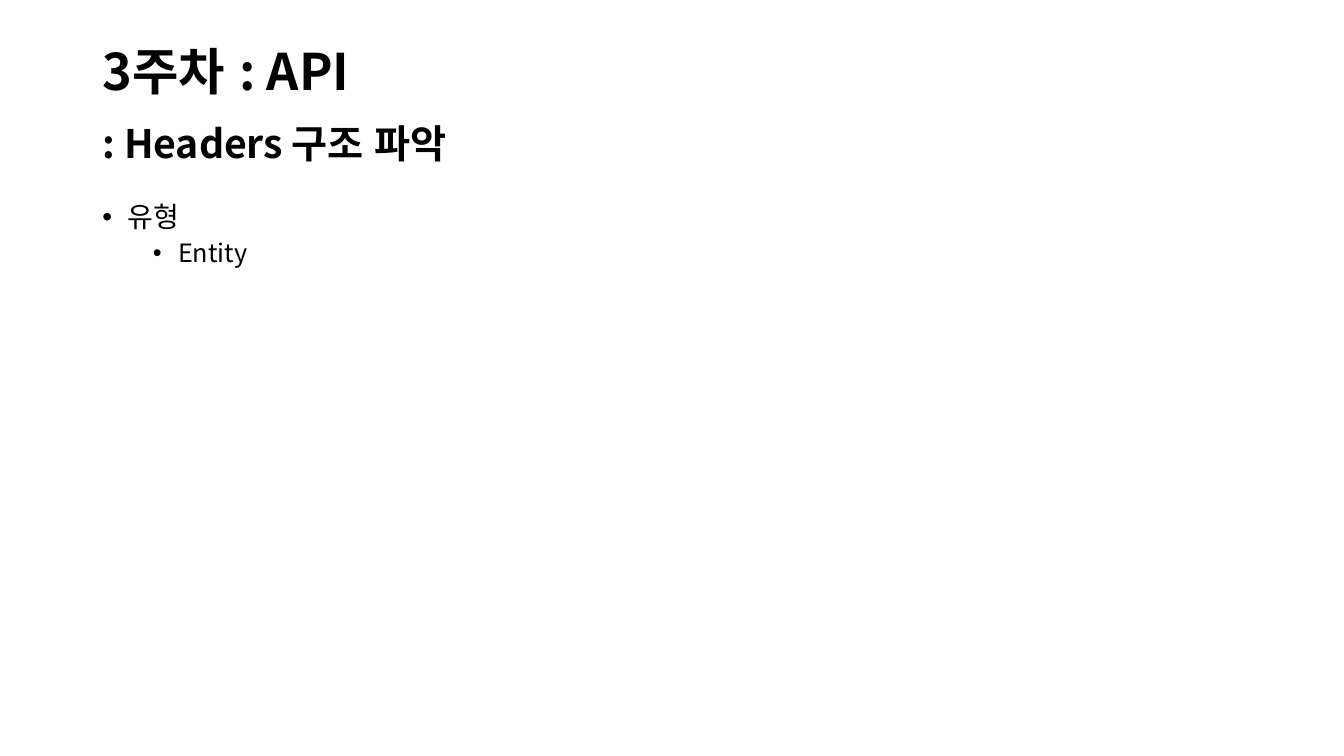
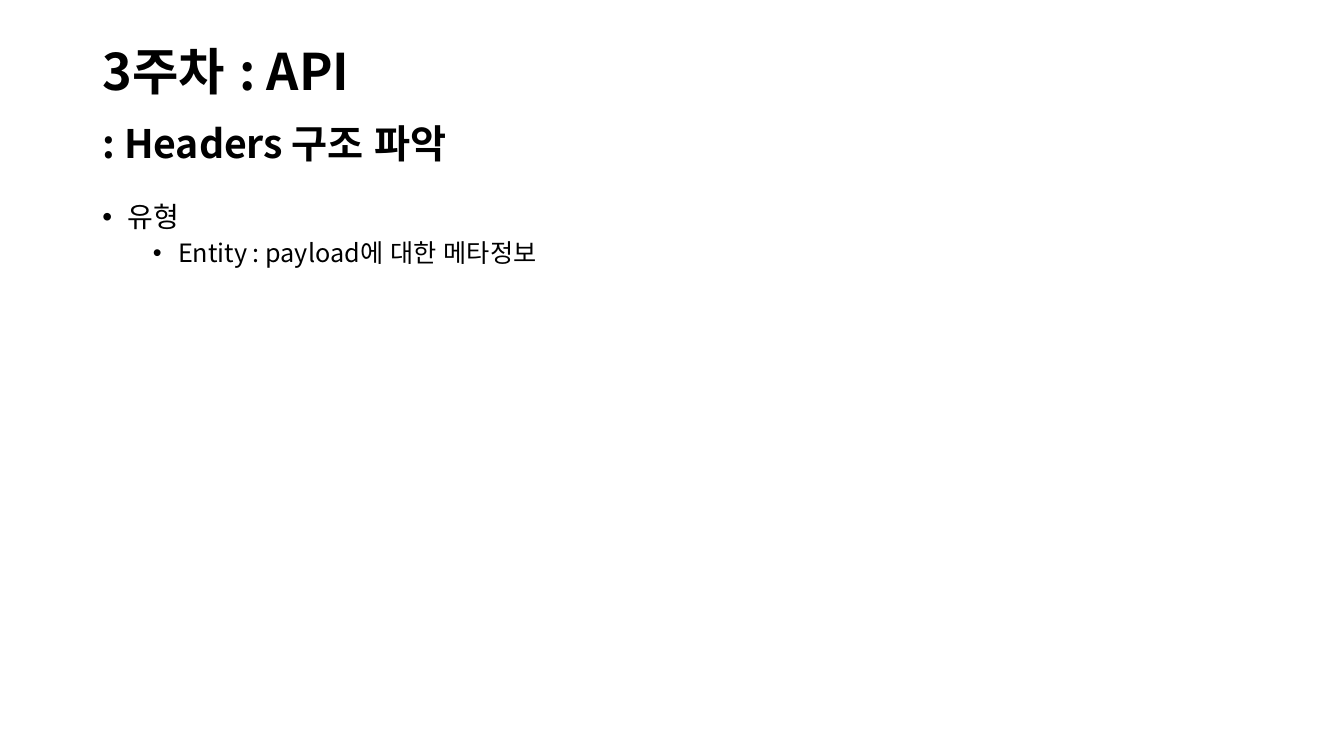
Before and after one commit to jiyoon-choii/Iochord_study_java-2024-, a slide deck: slide 38 of JAVA 프로젝트.pptx (slide 35 before the commit). Drawn at 1344x756 pixels with LibreOffice and Linux fonts; fonts in the diff are those of the drawing. Boxes give left, top, right and bottom in pixels: in the first picture for what was removed or moved away, otherwise in the second. Text is boxed around its words. In the diff, an @@ line names an element or a change of style, - is before the commit and + after.

```diff
--- a/JAVA 프로젝트.pptx
+++ b/JAVA 프로젝트.pptx
@@ text at (178,241,537,268): text changed @@
-  • Entity
+  • Entity : payload에 대한 메타정보
```
Also in this commit, not shown: 10 other slides changed, 6 slides added, 18 other files.
